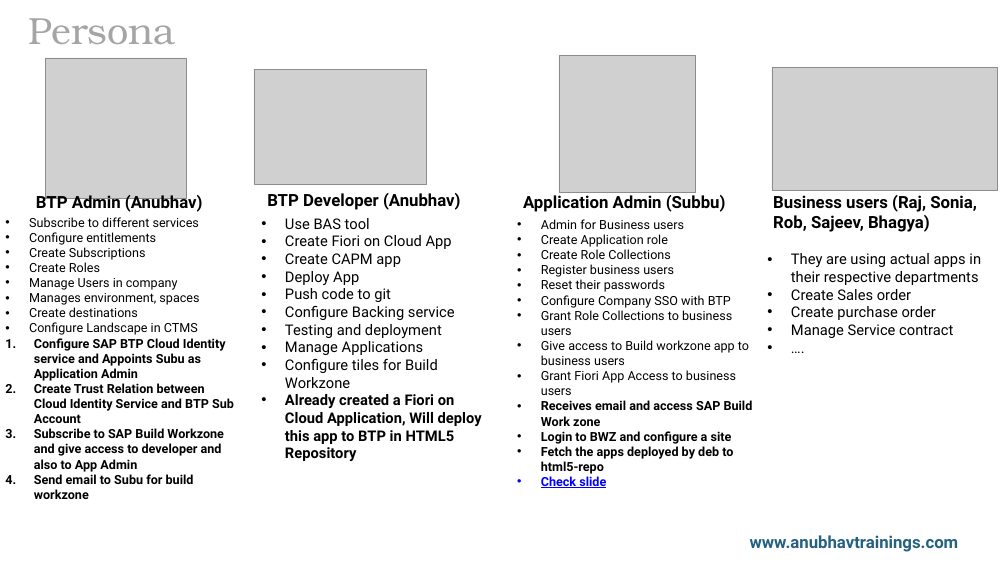
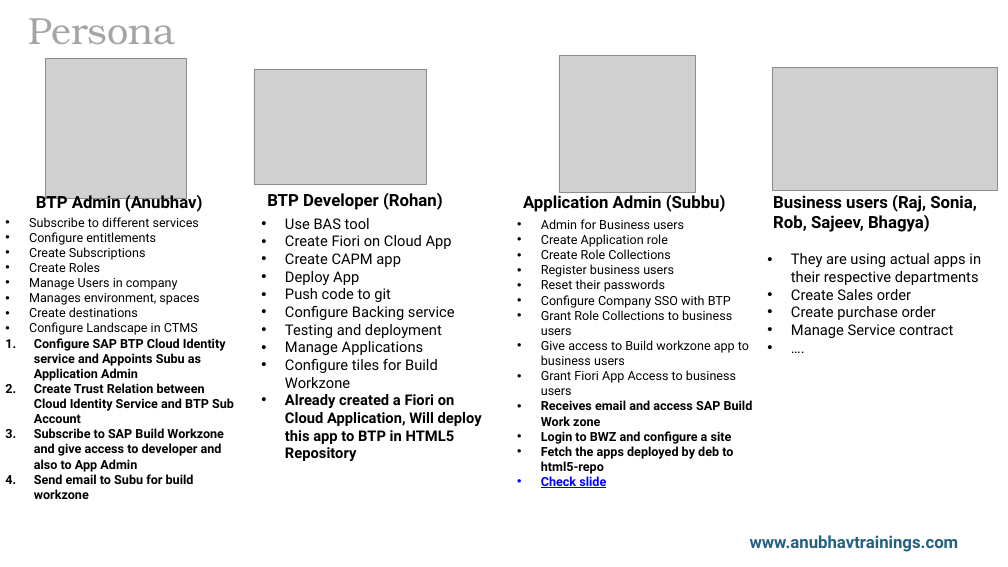
Before and after one commit to soyuztechnologies/bosch_advance_cap_ts_training, a slide deck: slide 7 of Day 18/Day 18 -BTP Architect.pptx. Drawn at 1008x567 pixels with LibreOffice and Linux fonts; fonts in the diff are those of the drawing; grey boxes stand for pictures; background and template pictures are left out. Boxes give left, top, right and bottom in pixels: in the first picture for what was removed or moved away, otherwise in the second. Text is boxed around its words. In the diff, an @@ line names an element or a change of style, - is before the commit and + after.

Commit message:
Auto bot updater Anubhav Trainings

```diff
--- a/Day 18/Day 18 -BTP Architect.pptx
+++ b/Day 18/Day 18 -BTP Architect.pptx
@@ text at (x1=267, y1=193, x2=443, y2=210): text changed @@
-BTP Developer (Anubhav)
+BTP Developer (Rohan)
```
Also in this commit, not shown: 1 other slide changed, 1 slide added, 1 other file.
